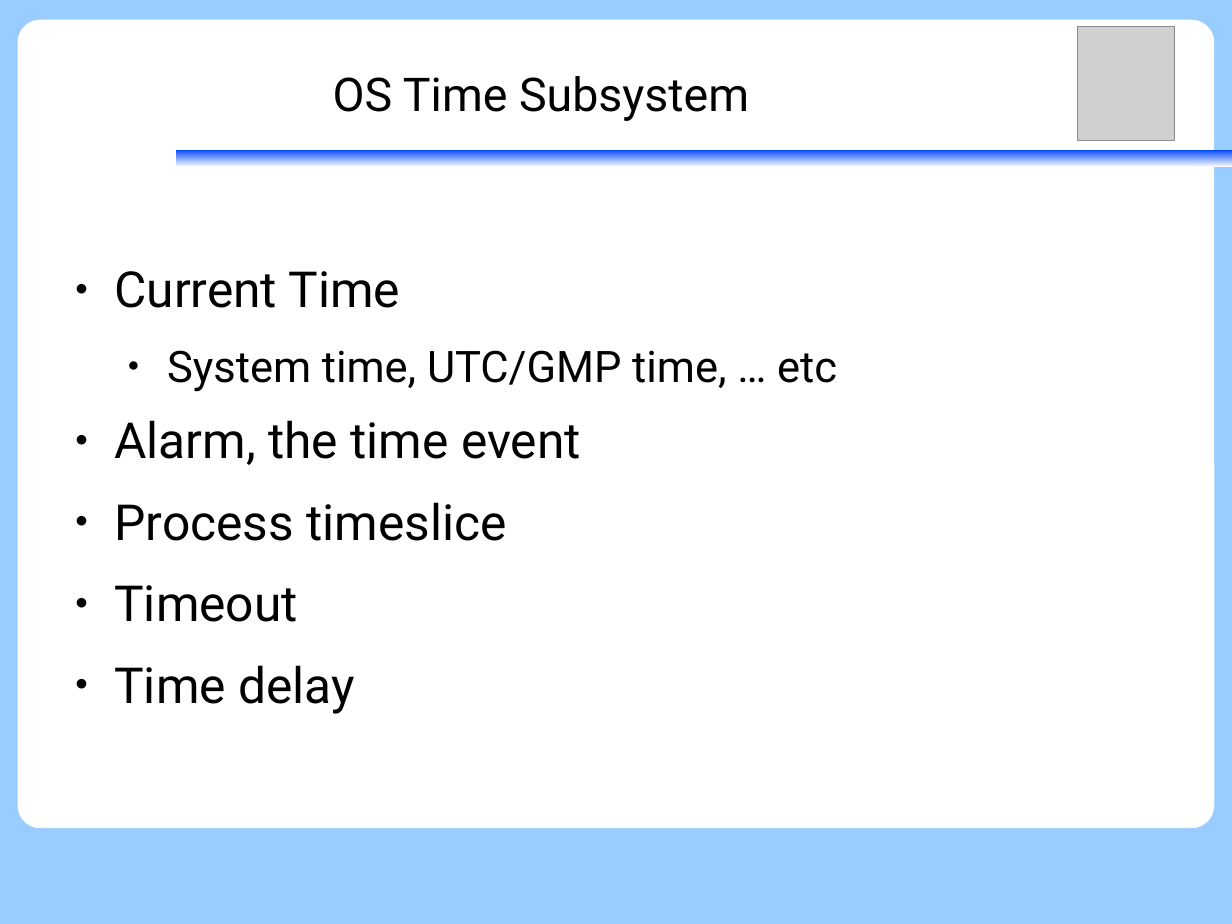
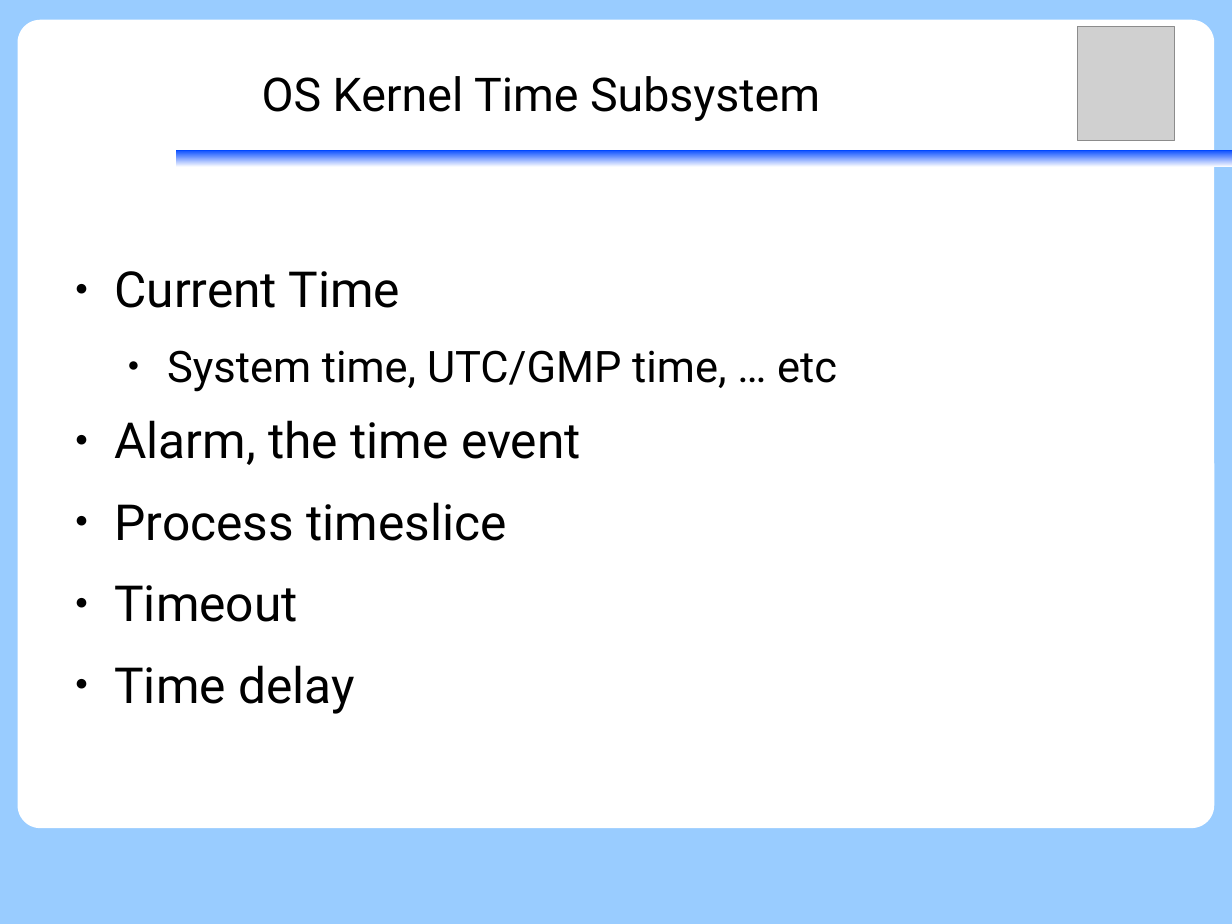
Before and after one commit to vh21/documents, a slide deck: slide 5 of ukernel/2014-01-09-f9kernel-ktimer.odp (slide 4 before the commit). Drawn at 1232x924 pixels with LibreOffice and Linux fonts; fonts in the diff are those of the drawing; grey boxes stand for pictures. Boxes give left, top, right and bottom in pixels: in the first picture for what was removed or moved away, otherwise in the second. Text is boxed around its words. In the diff, an @@ line names an element or a change of style, - is before the commit and + after.

```diff
--- a/ukernel/2014-01-09-f9kernel-ktimer.odp
+++ b/ukernel/2014-01-09-f9kernel-ktimer.odp
@@ title at [262,76,820,121]: text changed @@
-OS Time Subsystem
+OS Kernel Time Subsystem
```
Also in this commit, not shown: 10 other slides changed, 4 slides added.
